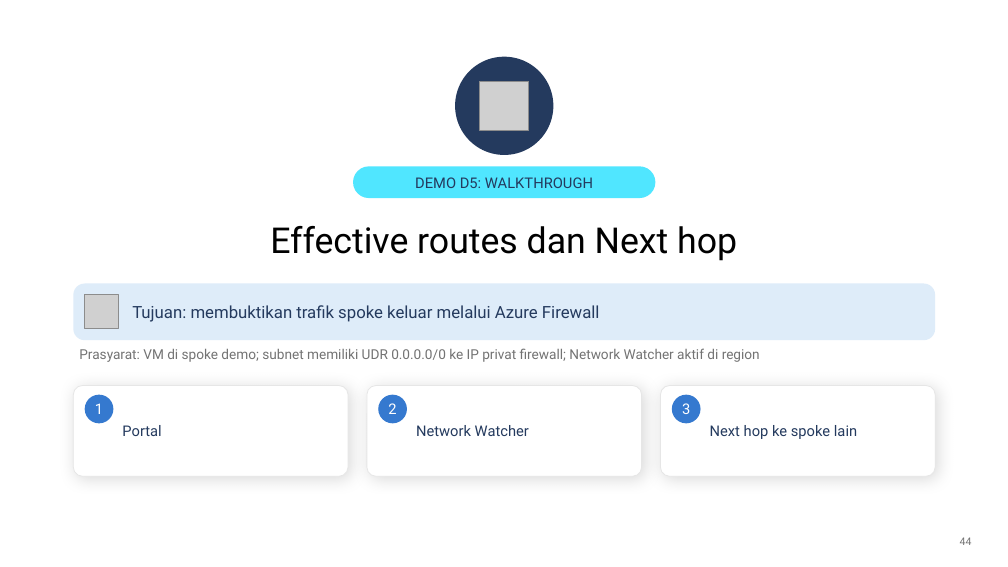
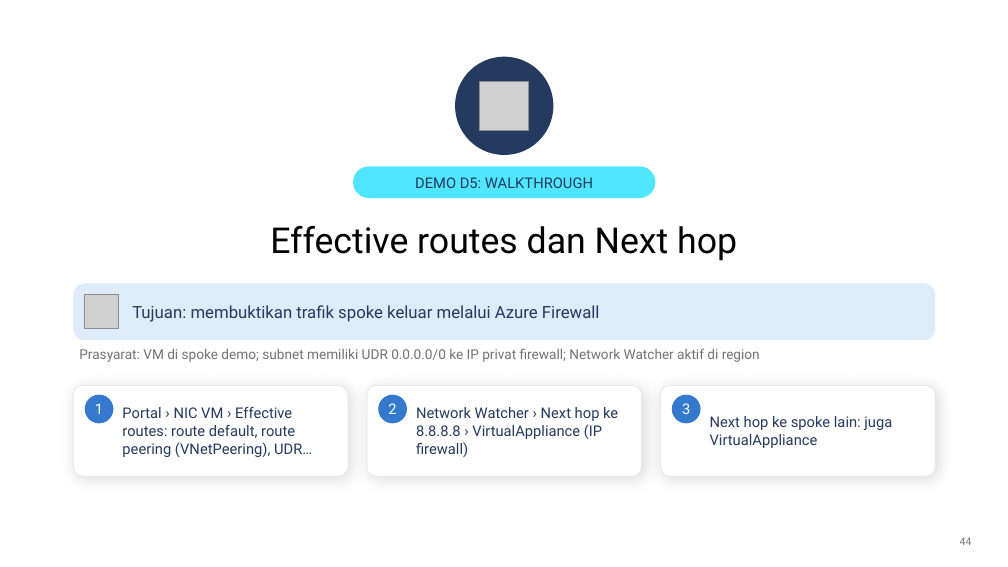
Before and after one commit to medisa-aris/azure-landing-zone-training, a slide deck: slide 44 of slides/pptx/slide_day03_identity-and-network.pptx. Drawn at 1008x567 pixels with LibreOffice and Linux fonts; fonts in the diff are those of the drawing; grey boxes stand for pictures; background and template pictures are left out. Boxes give left, top, right and bottom in pixels: in the first picture for what was removed or moved away, otherwise in the second. Text is boxed around its words. In the diff, an @@ line names an element or a change of style, - is before the commit and + after.

```diff
--- a/slides/pptx/slide_day03_identity-and-network.pptx
+++ b/slides/pptx/slide_day03_identity-and-network.pptx
@@ text at box(122, 407, 312, 457): text changed @@
-Portal
+Portal › NIC VM › Effective routes: route default, route peering (VNetPeering), UDR…
@@ text at box(416, 407, 618, 457): text changed @@
-Network Watcher
+Network Watcher › Next hop ke 8.8.8.8 › VirtualAppliance (IP firewall)
@@ text at box(710, 416, 892, 448): text changed @@
-Next hop ke spoke lain
+Next hop ke spoke lain: juga VirtualAppliance
```
Also in this commit, not shown: 16 other slides changed, 6 other files.
